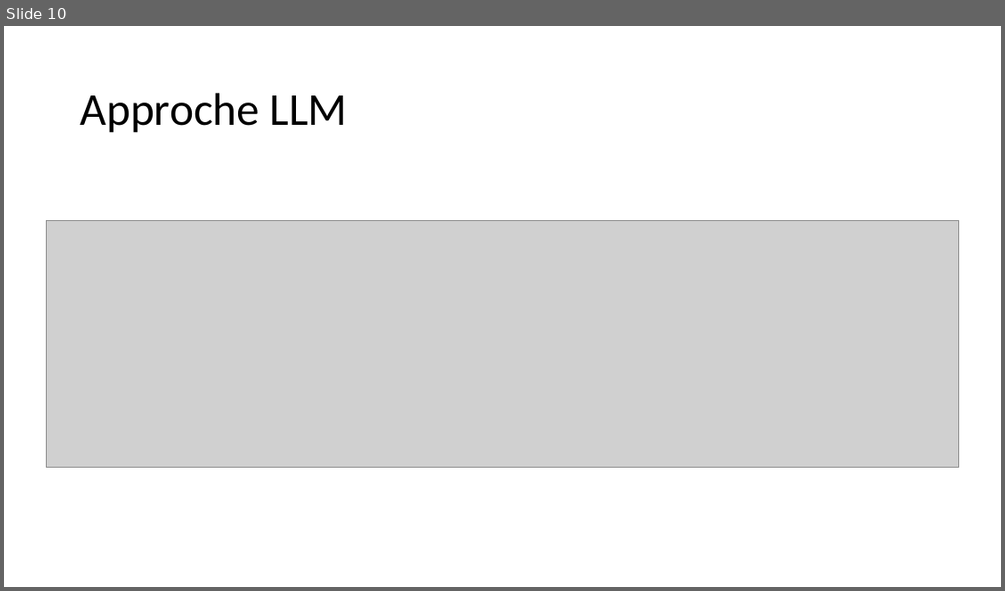
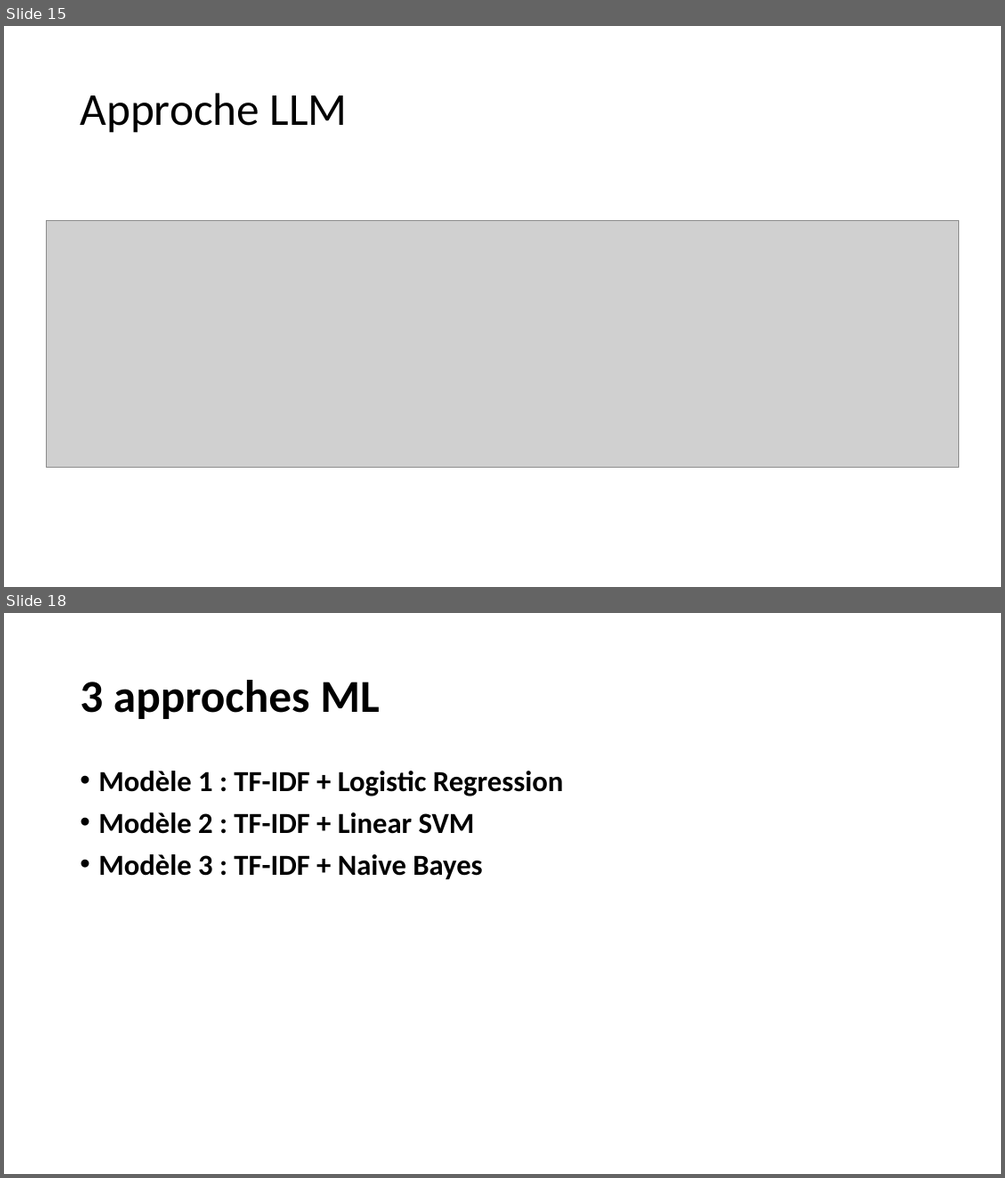
Before and after one commit to Ace4teaM/OCR-ZenAssist, a slide deck: Présentation.pptx. Shown one above the other, each under a label of ours: slide 10 before the commit, slides 15 and 18 after it; the slides between them are not shown. The pictures are 1005x591 and 1005x1178 pixels, drawn with LibreOffice and Linux fonts; fonts in the diff are those of the drawing; grey boxes stand for pictures. Boxes give left, top, right and bottom in pixels: in the first picture for what was removed or moved away, otherwise in the second. Text is boxed around its words. In the diff, an @@ line names an element or a change of style, - is before the commit and + after.

Commit message:
premiere approche ML

```diff
--- a/Présentation.pptx
+++ b/Présentation.pptx
@@ slide 18 added at box(4, 613, 1001, 1174), background #FFFFFF @@
@@ title added at box(80, 680, 380, 719), 44 pt, text #000000, bold @@
+3 approches ML
@@ text added at box(98, 771, 564, 879), 28 pt, text #000000, bold @@
+• Modèle 1 : TF-IDF + Logistic Regression
+• Modèle 2 : TF-IDF + Linear SVM
+• Modèle 3 : TF-IDF + Naive Bayes
@@ what was slide 10 is now slide 15 @@
```
Also in this commit, not shown: 3 slides changed, 10 other slides added, 2 slides removed, 6 other files.
